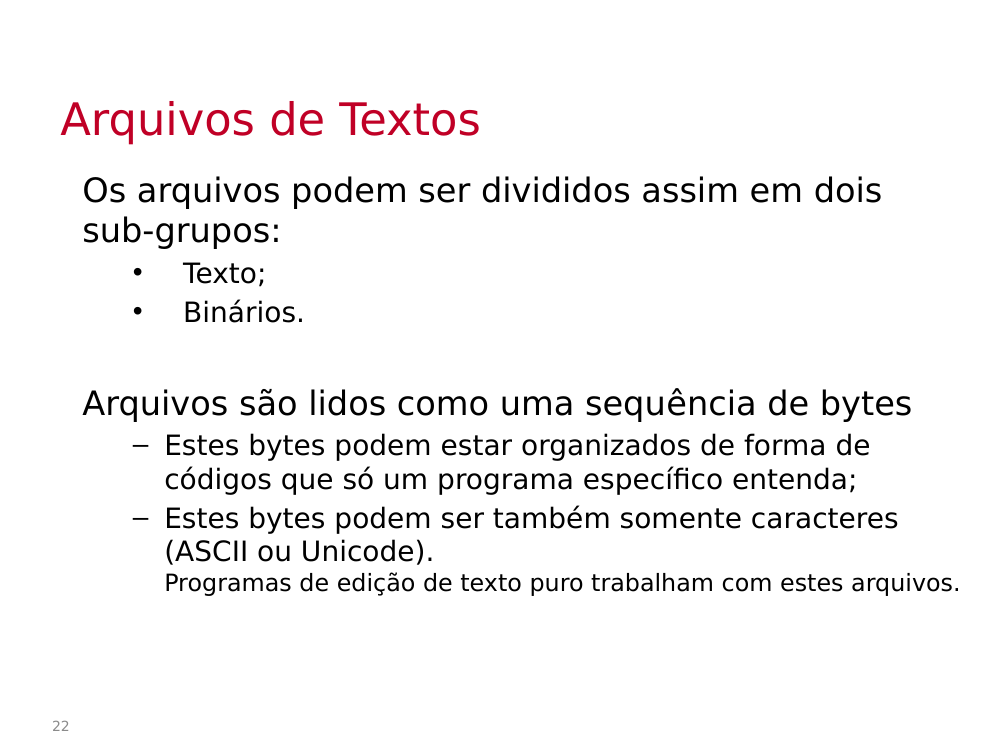
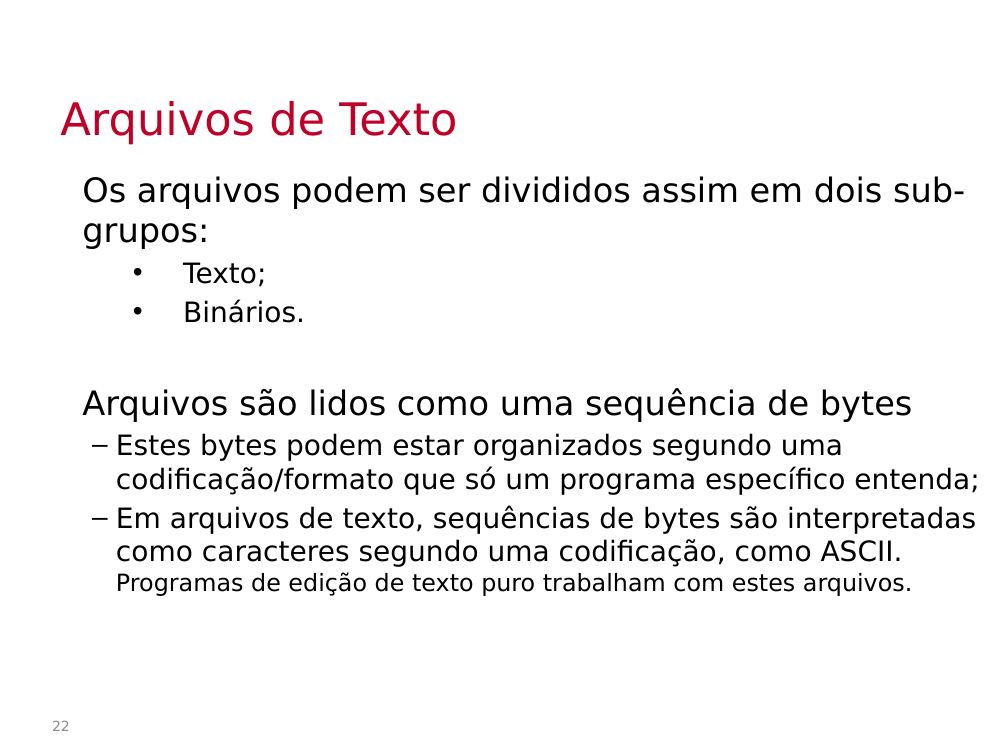
Before and after one commit to Insper/bits-e-proc, a slide deck: slide 22 of docs-src/slides/conteudoDadosDigitais.pptx. Drawn at 1008x756 pixels with LibreOffice and Linux fonts; fonts in the diff are those of the drawing; background and template pictures are left out. Boxes give left, top, right and bottom in pixels: in the first picture for what was removed or moved away, otherwise in the second. Text is boxed around its words. In the diff, an @@ line names an element or a change of style, - is before the commit and + after.

```diff
--- a/docs-src/slides/conteudoDadosDigitais.pptx
+++ b/docs-src/slides/conteudoDadosDigitais.pptx
@@ title at (x1=60, y1=101, x2=457, y2=145): text changed @@
-Arquivos de Textos
+Arquivos de Texto
@@ text at (x1=116, y1=433, x2=979, y2=596): text changed @@
-  – Estes bytes podem estar organizados de forma de códigos que só um programa específico entenda;
-  – Estes bytes podem ser também somente caracteres (ASCII ou Unicode).
-    Programas de edição de texto puro trabalham com estes arquivos.
+  – Estes bytes podem estar organizados segundo uma codificação/formato que só um programa específico entenda;
+  – Em arquivos de texto, sequências de bytes são interpretadas como caracteres segundo uma codificação, como ASCII.
+    Programas de edição de texto puro trabalham com estes arquivos.
```
Also in this commit, not shown: 17 other slides changed, 2 slides added, 2 slides removed, 1 other file.
